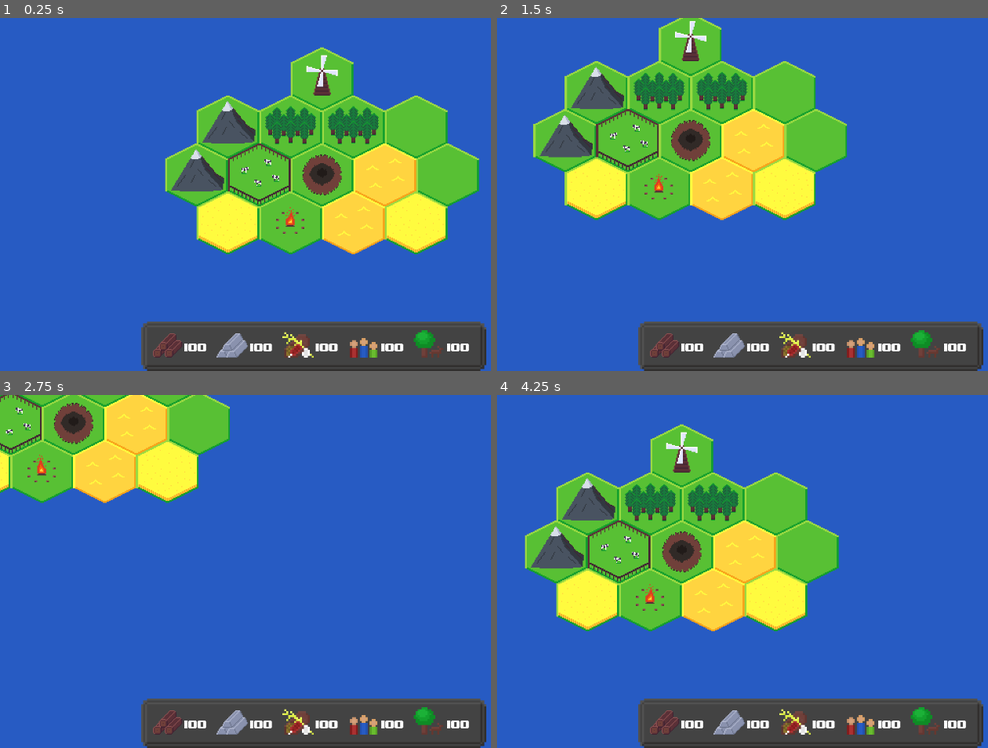
Above: before the commit, frames 1-4 (two rows, left to right).
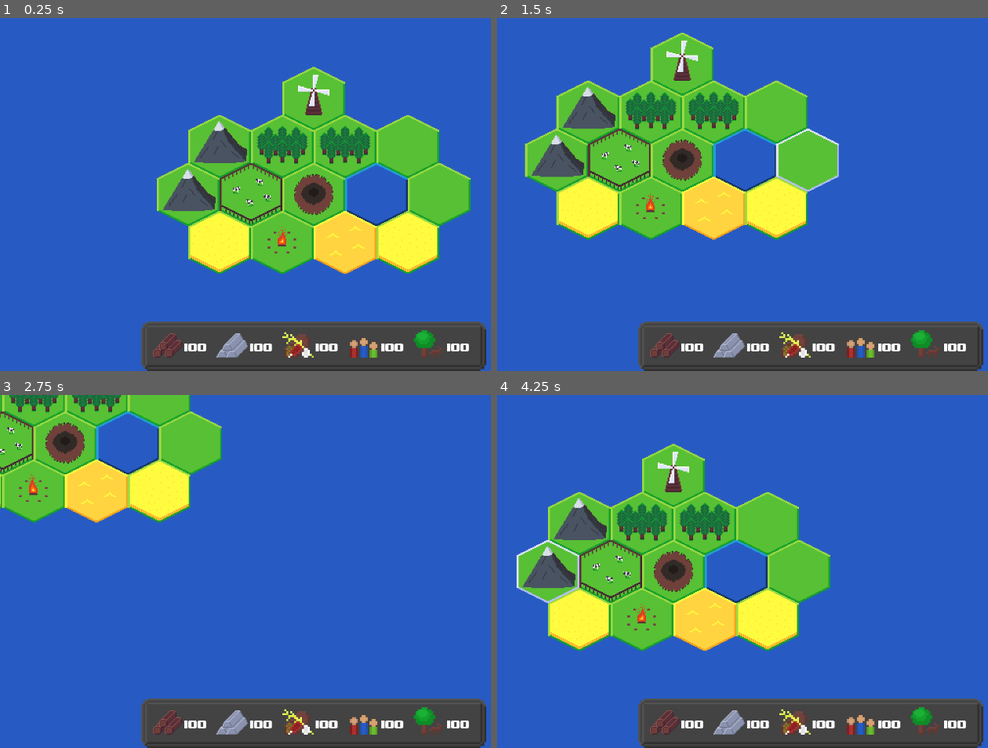
Above: after the commit, the same moments.

Repository: Lunatic-Games/the-holy-land
Game: Godot game, scene res://Game.tscn
Two runs of this game, one before a commit and one after it. Both use one fixed random seed, a clock stepped at 60 frames per second and the inputs below.
Inputs (mouse positions are in pixels of both pictures, inside the frame that each line leads up to):
- Up to frame 1 (0.25 s): no input
- Up to frame 2 (1.5 s): move the mouse to (914, 127) at 0.52 s; hold Right (ui_right) 0.53-1.28 s; click (914, 127) at 0.67 s; move the mouse to (825, 173) at 1.27 s; hold Down (ui_down) from 1.28 s (still down); click (825, 173) at 1.42 s
- Up to frame 3 (2.75 s): move the mouse to (255, 430) at 2.02 s; release Down (ui_down) at 2.03 s; hold Right (ui_right) from 2.03 s (still down); click (255, 430) at 2.17 s
- Up to frame 4 (4.25 s): move the mouse to (600, 472) at 2.77 s; release Right (ui_right) at 2.78 s; hold Up (ui_up) 2.78-3.53 s; click (600, 472) at 2.92 s; move the mouse to (531, 592) at 3.52 s; hold Left (ui_left) from 3.53 s (still down); click (531, 592) at 3.67 s

The runs differ from the first frame. In frame 1, 20% of the frame differs, in the area x 31-98%, y 8-73%; in frame 2, 20%; in frame 3, 10%; in frame 4, 20%, in the area x 3-70%, y 8-73%.

Commit message:
Zoom based off mouse position

Diff:
--- a/Camera.gd
+++ b/Camera.gd
@@ -8,12 +8,18 @@
 	if event is InputEventMouseButton and event.is_pressed():
 		if event.button_index == BUTTON_WHEEL_UP:
 			if zoom.x / zoom_modifier >= 0.1:
-				zoom.x /= zoom_modifier
-				zoom.y /= zoom_modifier
+				zoom(1 / zoom_modifier)
 		elif event.button_index == BUTTON_WHEEL_DOWN:
 			if zoom.x * zoom_modifier <= 4:
-				zoom.x *= zoom_modifier
-				zoom.y *= zoom_modifier
+				zoom(zoom_modifier)
+
+
+func zoom(modifier):
+	var dist_from_center = get_viewport_rect().size / 2 - get_viewport().get_mouse_position()
+	var old_zoom = zoom.x
+	zoom.x *= modifier
+	zoom.y *= modifier
+	position += dist_from_center * (zoom.x - old_zoom)
 
 func _process(delta):
 	var movement = Vector2()
--- a/Game.tscn
+++ b/Game.tscn
@@ -10,18 +10,19 @@
 [ext_resource path="res://Tiles/Mountain/Mountain.tscn" type="PackedScene" id=8]
 [ext_resource path="res://Tiles/Hole/Hole.tscn" type="PackedScene" id=9]
 [ext_resource path="res://Tiles/Windmill/Windmill.tscn" type="PackedScene" id=10]
-[ext_resource path="res://UI/panel-export.png" type="Texture" id=11]
-[ext_resource path="res://UI/Wood.png" type="Texture" id=12]
-[ext_resource path="res://UI/upheavtt.ttf" type="DynamicFontData" id=13]
-[ext_resource path="res://UI/Iron.png" type="Texture" id=14]
-[ext_resource path="res://UI/food.png" type="Texture" id=15]
-[ext_resource path="res://UI/people.png" type="Texture" id=16]
-[ext_resource path="res://UI/faith.png" type="Texture" id=17]
-[ext_resource path="res://UI/wheel-export.png" type="Texture" id=18]
+[ext_resource path="res://Tiles/Water/Water.tscn" type="PackedScene" id=11]
+[ext_resource path="res://UI/panel-export.png" type="Texture" id=12]
+[ext_resource path="res://UI/Wood.png" type="Texture" id=13]
+[ext_resource path="res://UI/upheavtt.ttf" type="DynamicFontData" id=14]
+[ext_resource path="res://UI/Iron.png" type="Texture" id=15]
+[ext_resource path="res://UI/food.png" type="Texture" id=16]
+[ext_resource path="res://UI/people.png" type="Texture" id=17]
+[ext_resource path="res://UI/faith.png" type="Texture" id=18]
+[ext_resource path="res://UI/wheel-export.png" type="Texture" id=19]
 
 [sub_resource type="DynamicFont" id=1]
 size = 32
-font_data = ExtResource( 13 )
+font_data = ExtResource( 14 )
 
 [node name="Game" type="Node2D"]
 
@@ -34,50 +35,51 @@
 script = ExtResource( 1 )
 
 [node name="Hexes" type="Node2D" parent="."]
-editor/display_folded = true
 
 [node name="Base" parent="Hexes" instance=ExtResource( 2 )]
-position = Vector2( 848, 222 )
+position = Vector2( 831, 262 )
 
 [node name="Base2" parent="Hexes" instance=ExtResource( 2 )]
-position = Vector2( 912, 320 )
-
-[node name="Desert" parent="Hexes" instance=ExtResource( 3 )]
-position = Vector2( 784, 320 )
+position = Vector2( 895, 360 )
 
 [node name="Desert2" parent="Hexes" instance=ExtResource( 3 )]
-position = Vector2( 720, 418 )
+position = Vector2( 703, 458 )
 
 [node name="Camp" parent="Hexes" instance=ExtResource( 4 )]
-position = Vector2( 592, 418 )
+position = Vector2( 575, 458 )
 
 [node name="Farm" parent="Hexes" instance=ExtResource( 5 )]
-position = Vector2( 528, 320 )
+position = Vector2( 511, 360 )
 
 [node name="Forest" parent="Hexes" instance=ExtResource( 6 )]
-position = Vector2( 592, 222 )
+position = Vector2( 575, 262 )
 
 [node name="Forest2" parent="Hexes" instance=ExtResource( 6 )]
-position = Vector2( 720, 222 )
+position = Vector2( 703, 262 )
 
 [node name="Wheat" parent="Hexes" instance=ExtResource( 7 )]
-position = Vector2( 848, 418 )
+position = Vector2( 831, 458 )
 
 [node name="Wheat2" parent="Hexes" instance=ExtResource( 7 )]
-position = Vector2( 464, 418 )
+position = Vector2( 447, 458 )
 
 [node name="Mountain" parent="Hexes" instance=ExtResource( 8 )]
-position = Vector2( 400, 320 )
+position = Vector2( 383, 360 )
 
 [node name="Mountain2" parent="Hexes" instance=ExtResource( 8 )]
-position = Vector2( 464, 222 )
+position = Vector2( 447, 262 )
 
 [node name="Hole" parent="Hexes" instance=ExtResource( 9 )]
+position = Vector2( 639, 360 )
 
 [node name="Windmill" parent="Hexes" instance=ExtResource( 10 )]
-position = Vector2( 656, 124 )
+position = Vector2( 639, 164 )
+
+[node name="Water" parent="Hexes" instance=ExtResource( 11 )]
+position = Vector2( 767, 360 )
 
 [node name="HUD" type="CanvasLayer" parent="."]
+editor/display_folded = true
 
 [node name="PanelContainer" type="NinePatchRect" parent="HUD"]
 anchor_left = 0.5
@@ -248,4 +250,7 @@
 margin_top = -160.0
 margin_right = 160.0
 margin_bottom = 160.0
-texture = ExtResource( 18 )
+texture = ExtResource( 19 )
+
+[node name="Position2D" type="Position2D" parent="."]
+position = Vector2( 640, 360 )
Not shown: 7 places in Game.tscn that only renumber resources
